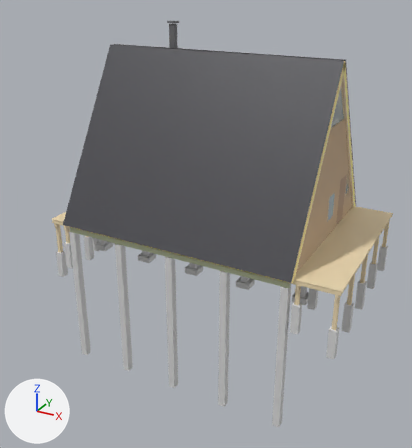
The glTF model project/a/cabin1/cabin1.glb as it was, and as the next commit left it.
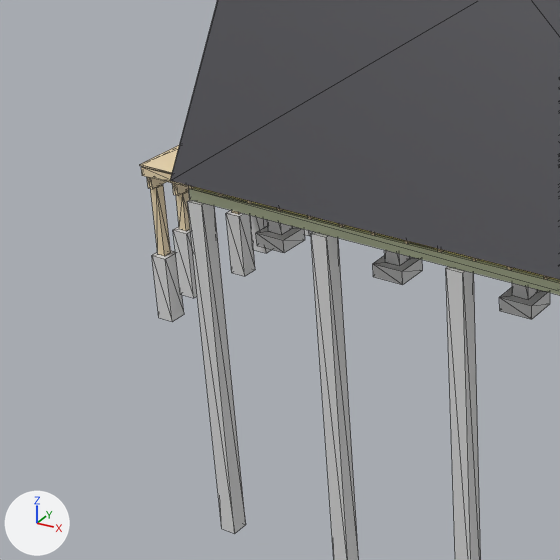
The first picture shows the older version from a camera (50 mm lens) standing at (11.18, -21.24, 10.89) and looking at (-0.29, -0.38, 0.46). The close-ups show the older and then the newer version on the part from 0% to 50% of the width and 35% to 81% of the height of that picture. Only the edits that show in the close-ups are written down. Arrows for +X, +Y and +Z are at lower left; the lights stay in place. The close-ups show mesh edges as thin lines. Where no turn or scale is listed for an object, it has been applied to the vertices. Vertices at exactly the same position are counted once.

The scene before the commit, as lines of its bpy script (objects in view):
```python
ob_deck_beam_w00_025 = bpy.data.objects.new('deck_beam_W00.025', me_deck_beam_w00_025)
ob_deck_beam_w00_025.location = (-5.95, 0.0, 0.56)
ob_deck_beam_w0_0_025 = bpy.data.objects.new('deck_beam_W0-0.025', me_deck_beam_w0_0_025)
ob_deck_beam_w0_0_025.location = (-6.0, 0.0, 0.56)
ob_deck_beam_w10_025 = bpy.data.objects.new('deck_beam_W10.025', me_deck_beam_w10_025)
ob_deck_beam_w10_025.location = (-5.4, 0.0, 0.56)
ob_deck_joist_w16 = bpy.data.objects.new('deck_joist_W16', me_deck_joist_w16)
ob_deck_joist_w16.location = (-5.65, -3.97, 0.74)
ob_deck_pile_w02 = bpy.data.objects.new('deck_pile_W02', me_deck_pile_w02)
ob_deck_pile_w02.location = (-5.97, 0.0, -1.4)
ob_deck_pile_w03 = bpy.data.objects.new('deck_pile_W03', me_deck_pile_w03)
ob_deck_pile_w03.location = (-5.97, -1.93, -1.4)
ob_deck_pile_w04 = bpy.data.objects.new('deck_pile_W04', me_deck_pile_w04)
ob_deck_pile_w04.location = (-5.97, -3.85, -1.4)
ob_deck_post_w04 = bpy.data.objects.new('deck_post_W04', me_deck_post_w04)
ob_deck_post_w04.location = (-5.97, -3.85, -0.17)
ob_deck_post_w14 = bpy.data.objects.new('deck_post_W14', me_deck_post_w14)
ob_deck_post_w14.location = (-5.43, -3.85, 0.13)
ob_decking_w = bpy.data.objects.new('decking_W', me_decking_w)
ob_decking_w.location = (-5.65, 0.0, 0.85)
ob_footing_3_1 = bpy.data.objects.new('footing_3_1', me_footing_3_1)
ob_footing_3_1.location = (-2.49, -2.0, -1.02)
# me_deck_joist_w16
# before: 4 (-0.475, 0.025, -0.075), 5 (-0.475, 0.025, 0.075), 6 (-0.475, -0.025, -0.075) at pixel (142, 175), 7 (-0.475, -0.025, 0.075) at pixel (141, 167)
# also in view: 'footing_3_2' at (0.0, -2.0, -1.02); 'bored_pile_N0' at (-4.97, -3.92, -2.78); 'deck_pile_W14' at (-5.43, -3.85, -0.8); 'bored_pile_N2' at (0.0, -3.92, -2.78); 'beam_4' at (0.0, -3.92, 0.55)
```
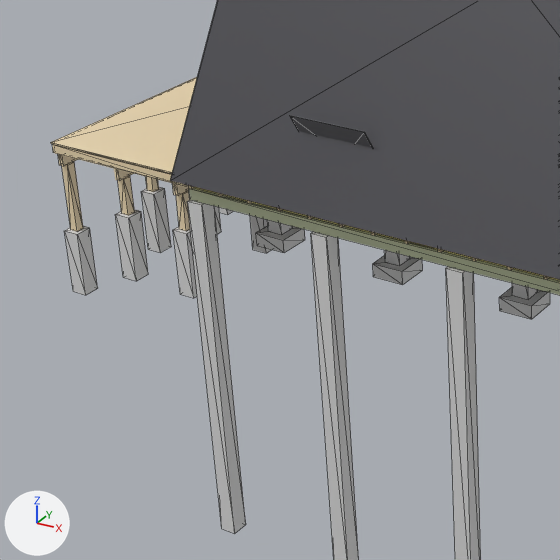
Where the newer file only moved an object's origin or applied its transform, the numbers keep the older frame.

Pixel boxes (x1, y1, x2, y2) of what changed, in the close-ups (560 x 560 px; the box of a moved part takes in the faces that stretch with it):
'decking_W', moved, rescaled
    before: (140, 145, 179, 174)
    after: (51, 77, 197, 174)
'deck_pile_W04', moved
    before: (152, 250, 184, 322)
    after: (64, 226, 98, 295)
'deck_pile_W03', moved
    before: (226, 210, 255, 276)
    after: (141, 187, 171, 253)
'deck_post_W04', moved
    before: (150, 185, 171, 256)
    after: (62, 162, 83, 231)
'deck_pile_W24', added
    after: (115, 210, 148, 281)
'deck_joist_W16', reshaped (182% wider, 110% taller)
    before: (141, 167, 189, 187)
    after: (52, 144, 189, 187)
'stove_heat_shield', added
    after: (290, 115, 372, 147)
'deck_post_W24', added (beige)
    after: (118, 176, 135, 215)
'deck_beam_W00.025', moved
    before: (149, 177, 166, 189)
    after: (60, 155, 78, 166)
'deck_pile_W23', added (mostly hidden)
    after: (215, 206, 221, 234)
'deck_beam_W20.025', added
    after: (116, 169, 134, 181)
'deck_pile_W02', moved (mostly hidden)
    before: (305, 229, 313, 236)
    after: (219, 207, 233, 215)
'deck_beam_W0-0.025', moved
    before: (147, 177, 150, 188)
    after: (58, 154, 61, 165)
part 1 of me_deck_joist_w16, moved or reshaped
    before: (141, 167, 185, 186)
    after: (52, 144, 185, 186)

Diff of the bpy script that builds the scene:
```diff
--- a/project/a/cabin1/cabin1.glb.py
+++ b/project/a/cabin1/cabin1.glb.py
@@ me_deck_joist_w16 @@
-me_deck_joist_w16.from_pydata(...)  # 8 vertices, 12 faces; spans x -0.475..0.475, y -0.025..0.025, z -0.075..0.075
+me_deck_joist_w16.from_pydata(...)  # 8 vertices, 12 faces; spans x -2.475..0.475, y -0.025..0.025, z -0.075..0.075
+# me_deck_joist_w16 part 1
+for i in [*range(4, 8)]: me_deck_joist_w16.vertices[i].co += Vector((-2.0, 0.0, 0.0))
 me_deck_joist_w16.materials.append(mat_timber_sawn)
@@ me_decking_w @@
-me_decking_w.from_pydata(...)  # 8 vertices, 12 faces; spans x -0.5..0.5, y -4.0..4.0, z -0.01..0.01
+me_decking_w.from_pydata(...)  # 8 vertices, 12 faces; spans x -2.5..0.5, y -4.0..4.0, z -0.01..0.01
+# me_decking_w part 2: the whole mesh is scaled about its middle by (3, 1, 1), then moved by (-1.0, 0.0, 0.0)
 me_decking_w.materials.append(mat_timber_sawn)
@@ me_stove_heat_shield @@
+me_stove_heat_shield.from_pydata([(-0.7, 0.395, -0.696), (-0.7, -0.405, 0.69), (-0.7, 0.405, -0.69), (-0.7, -0.395, 0.696), (0.7, 0.395, -0.696), (0.7, -0.405, 0.69), (0.7, 0.405, -0.69), (0.7, -0.395, 0.696)], [], [(0, 1, 3), (0, 3, 2), (2, 3, 7), (2, 7, 6), (6, 7, 5), (6, 5, 4), (4, 5, 1), (4, 1, 0), (2, 6, 4), (2, 4, 0), (7, 3, 1), (7, 1, 5)])
+me_stove_heat_shield.materials.append(mat_stove_kit)  # grey #6c6c6f
@@ ob_deck_pile_w02 @@
 ob_deck_pile_w02 = bpy.data.objects.new('deck_pile_W02', me_deck_pile_w02)
-ob_deck_pile_w02.location = (-5.97, 0.0, -1.4)
+ob_deck_pile_w02.location = (-7.97, 0.0, -1.4)
@@ ob_deck_pile_w03 @@
 ob_deck_pile_w03 = bpy.data.objects.new('deck_pile_W03', me_deck_pile_w03)
-ob_deck_pile_w03.location = (-5.97, -1.93, -1.4)
+ob_deck_pile_w03.location = (-7.97, -1.93, -1.4)
@@ ob_deck_pile_w04 @@
 ob_deck_pile_w04 = bpy.data.objects.new('deck_pile_W04', me_deck_pile_w04)
-ob_deck_pile_w04.location = (-5.97, -3.85, -1.4)
+ob_deck_pile_w04.location = (-7.97, -3.85, -1.4)
@@ ob_deck_post_w04 @@
 ob_deck_post_w04 = bpy.data.objects.new('deck_post_W04', me_deck_post_w04)
-ob_deck_post_w04.location = (-5.97, -3.85, -0.17)
+ob_deck_post_w04.location = (-7.97, -3.85, -0.17)
@@ ob_deck_beam_w0_0_025 @@
 ob_deck_beam_w0_0_025 = bpy.data.objects.new('deck_beam_W0-0.025', me_deck_beam_w0_0_025)
-ob_deck_beam_w0_0_025.location = (-6.0, 0.0, 0.56)
+ob_deck_beam_w0_0_025.location = (-8.0, 0.0, 0.56)
@@ ob_deck_beam_w00_025 @@
 ob_deck_beam_w00_025 = bpy.data.objects.new('deck_beam_W00.025', me_deck_beam_w00_025)
-ob_deck_beam_w00_025.location = (-5.95, 0.0, 0.56)
+ob_deck_beam_w00_025.location = (-7.95, 0.0, 0.56)
@@ ob_deck_beam_w20_025 @@
+ob_deck_beam_w20_025 = bpy.data.objects.new('deck_beam_W20.025', me_deck_beam_w10_025.copy())  # the mesh of ob_deck_beam_w10_025
+ob_deck_beam_w20_025.location = (-6.68, 0.0, 0.56)
@@ ob_deck_beam_w2_0_025 @@
+ob_deck_beam_w2_0_025 = bpy.data.objects.new('deck_beam_W2-0.025', me_deck_beam_w10_025.copy())  # the mesh of ob_deck_beam_w10_025
+ob_deck_beam_w2_0_025.location = (-6.72, 0.0, 0.56)
@@ ob_deck_post_w24 @@
+ob_deck_post_w24 = bpy.data.objects.new('deck_post_W24', me_deck_post_w14.copy())  # the mesh of ob_deck_post_w14
+ob_deck_post_w24.location = (-6.7, -3.85, 0.13)
@@ ob_deck_pile_w24 @@
+ob_deck_pile_w24 = bpy.data.objects.new('deck_pile_W24', me_deck_pile_w14.copy())  # the mesh of ob_deck_pile_w14
+ob_deck_pile_w24.location = (-6.7, -3.85, -0.8)
@@ ob_deck_pile_w23 @@
+ob_deck_pile_w23 = bpy.data.objects.new('deck_pile_W23', me_deck_pile_w14.copy())  # the mesh of ob_deck_pile_w14
+ob_deck_pile_w23.location = (-6.7, -1.93, -0.8)
@@ ob_stove_heat_shield @@
+ob_stove_heat_shield = bpy.data.objects.new('stove_heat_shield', me_stove_heat_shield)
+ob_stove_heat_shield.location = (-2.39, -3.4, 1.54)
```
